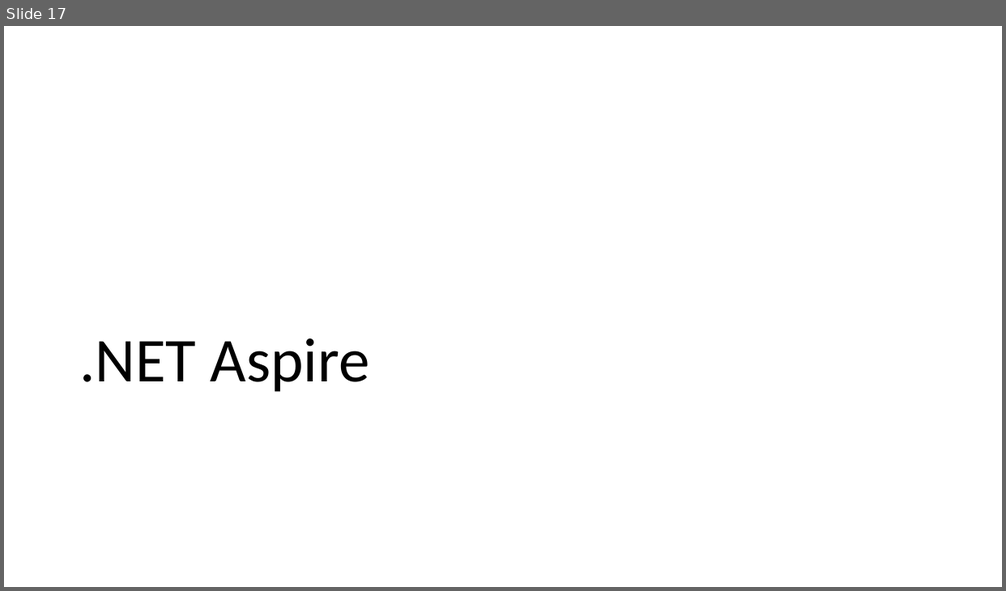
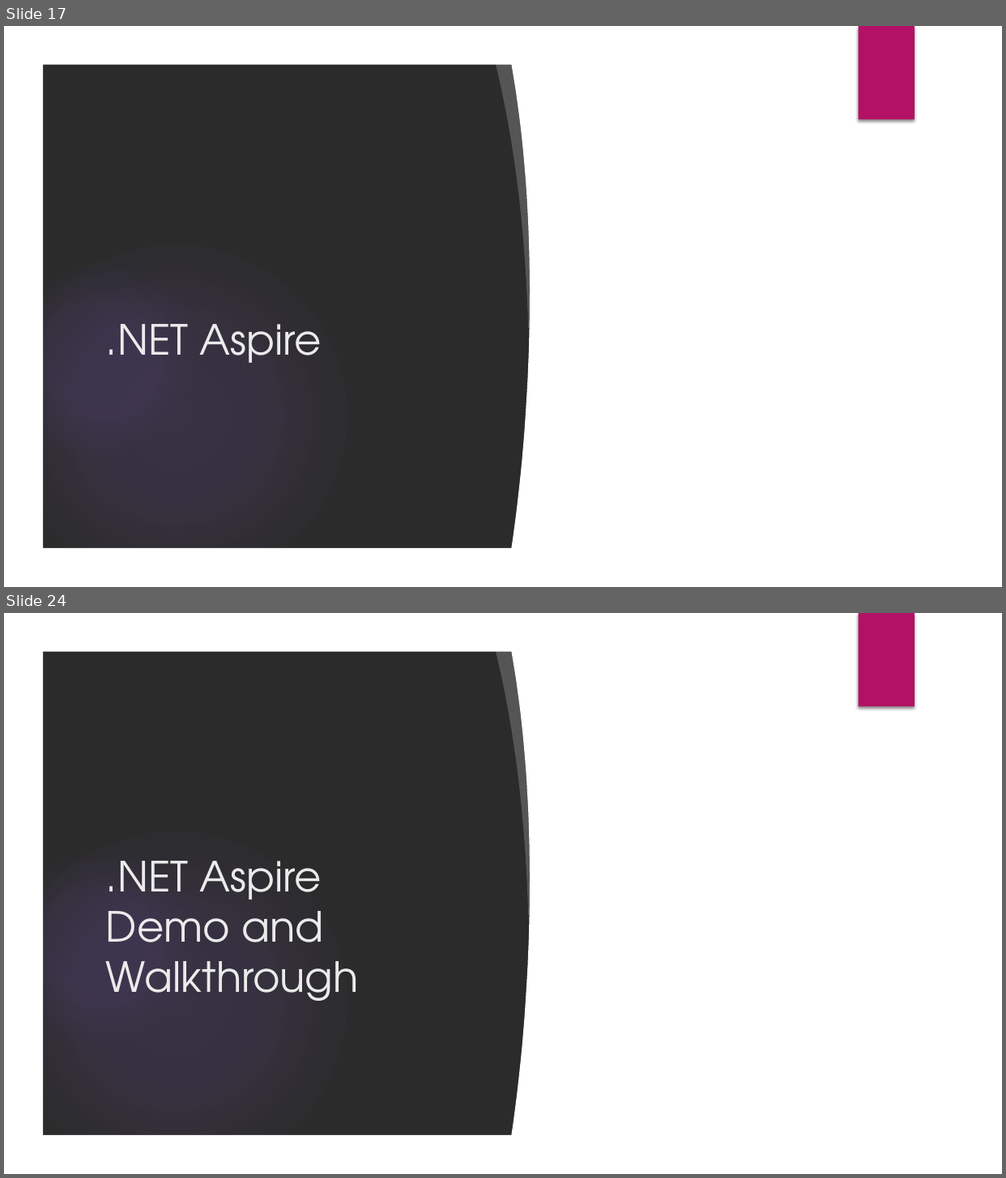
Before and after one commit to willvelida/talks, a slide deck: whats-new-cloud-native-dev-dotnet8/slide_deck.pptx. Shown one above the other, each under a label of ours: slide 17 before the commit, slides 17 and 24 after it; the slides between them are not shown. The pictures are 1006x591 and 1006x1178 pixels, drawn with LibreOffice and Linux fonts; fonts in the diff are those of the drawing; background and template pictures are left out; a plain dark background stands for a picture behind light text. Boxes give left, top, right and bottom in pixels: in the first picture for what was removed or moved away, otherwise in the second. Text is boxed around its words. In the diff, an @@ line names an element or a change of style, - is before the commit and + after.

```diff
--- a/whats-new-cloud-native-dev-dotnet8/slide_deck.pptx
+++ b/whats-new-cloud-native-dev-dotnet8/slide_deck.pptx
@@ slide 24 added at bbox=[4, 613, 1002, 1174], background picture (left out); not listed: 9 template elements that a slide beside it also shows @@
@@ title added at bbox=[106, 861, 359, 1001], 40 pt, text #EBEBEB @@
+.NET Aspire Demo and Walkthrough
@@ slide 17 changed as well @@
@@ background #FFFFFF to picture (left out) @@
@@ group added at bbox=[4, 26, 1002, 587]: 3 freeform shapes, 2 ellipses, 1 rectangle @@
@@ rectangle added at bbox=[859, 26, 914, 120], fill #B31166 @@
@@ title ".NET Aspire": place and size @@
-title ".NET Aspire" at bbox=[79, 339, 370, 392]
+title ".NET Aspire" at bbox=[106, 324, 322, 363]
@@ title ".NET Aspire" at bbox=[106, 324, 322, 363]: size 60 to 40 pt, font Calibri to TeX Gyre Adventor, text colour #000000 to #EBEBEB; line spacing 0.9 to 1; vertical alignment bottom to middle @@
```
Also in this commit, not shown: 17 other slides changed, 7 other slides added, 4 other files.
